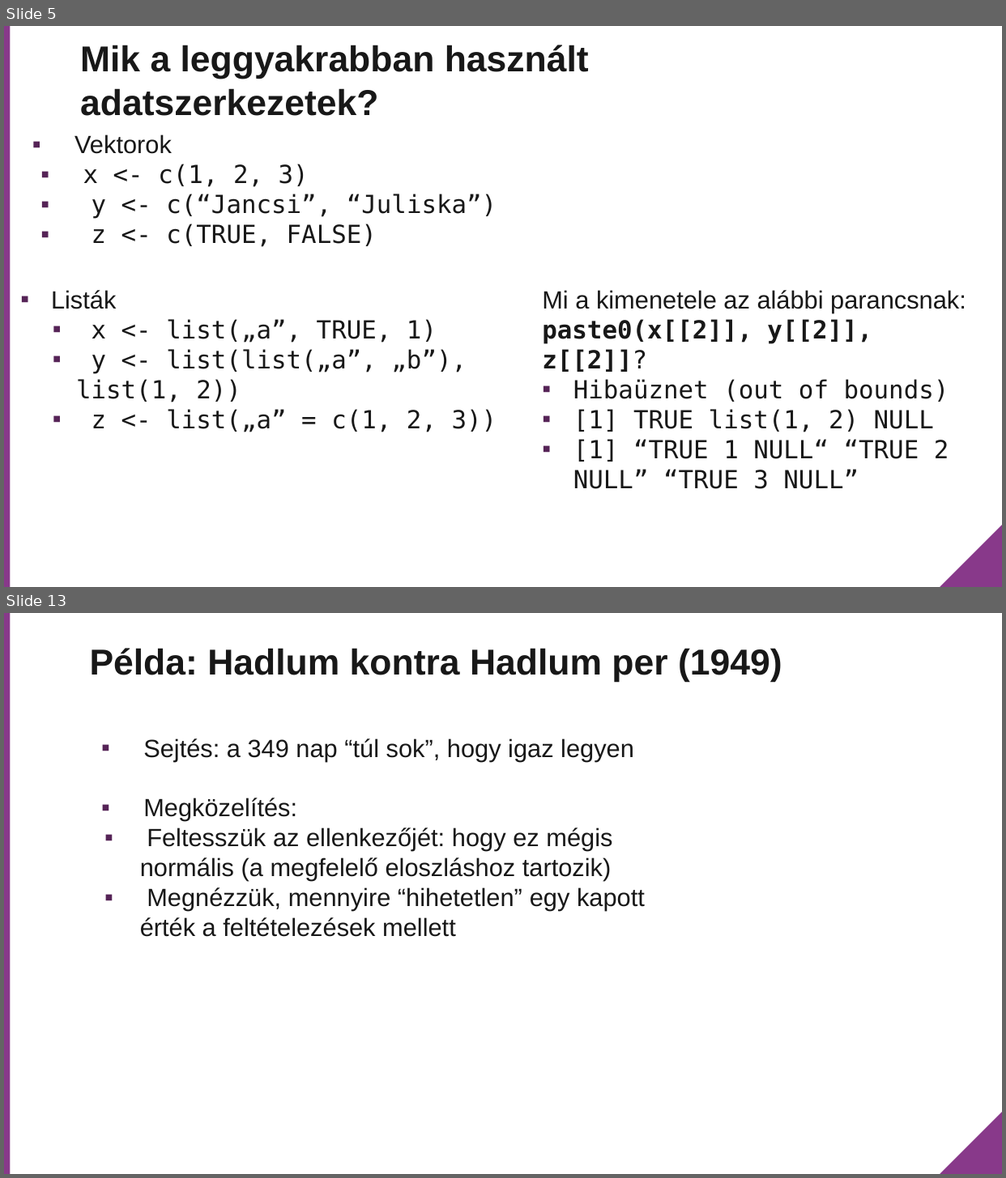
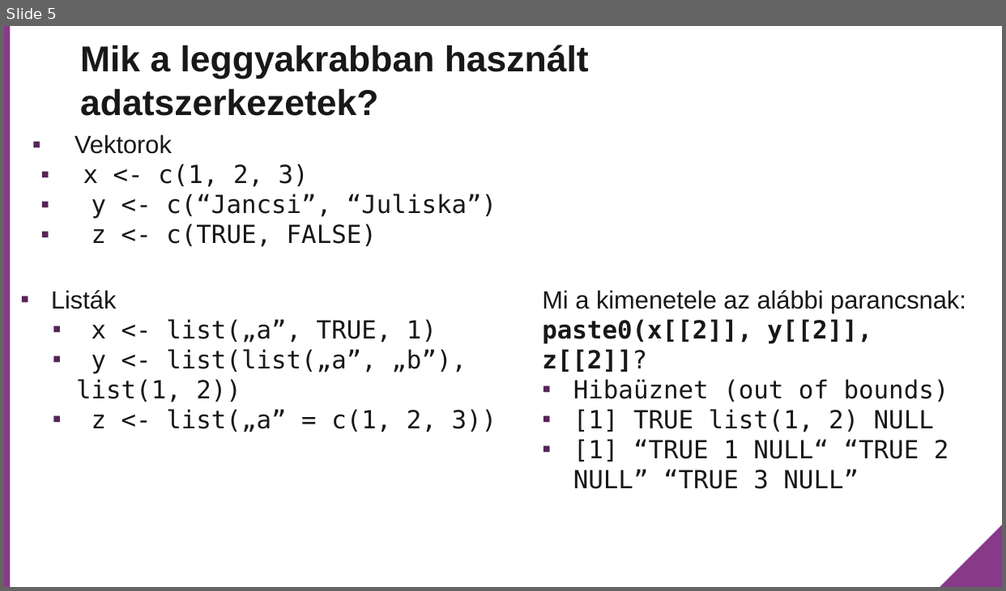
Before and after one commit to rladies/meetup-presentations_budapest, a slide deck: Meetup_2018_03_09/Data structures and loops/ppt/Adatszerkezetek.pptx. Shown one above the other, each under a label of ours: slides 5 and 13 before the commit, slide 5 after it; the slides between them are not shown. The pictures are 1006x1178 and 1006x591 pixels, drawn with LibreOffice and Linux fonts; fonts in the diff are those of the drawing; background and template pictures are left out. Boxes give left, top, right and bottom in pixels: in the first picture for what was removed or moved away, otherwise in the second. Text is boxed around its words. In the diff, an @@ line names an element or a change of style, - is before the commit and + after.

```diff
--- a/Meetup_2018_03_09/Data structures and loops/ppt/Adatszerkezetek.pptx
+++ b/Meetup_2018_03_09/Data structures and loops/ppt/Adatszerkezetek.pptx
@@ slide 13 removed at [4, 613, 1002, 1174], background #FFFFFF; not listed: 2 template elements that a slide beside it also shows @@
@@ title removed at [90, 648, 782, 682] @@
-Példa: Hadlum kontra Hadlum per (1949)
@@ text removed at [140, 739, 645, 937] @@
-▪ Sejtés: a 349 nap “túl sok”, hogy igaz legyen
-▪ Megközelítés:
-▪ Feltesszük az ellenkezőjét: hogy ez mégis normális (a megfelelő eloszláshoz tartozik)
-▪ Megnézzük, mennyire “hihetetlen” egy kapott érték a feltételezések mellett
```
Also in this commit, not shown: 3 slides changed, 1 slide added, 12 other slides removed, 2 other files.
